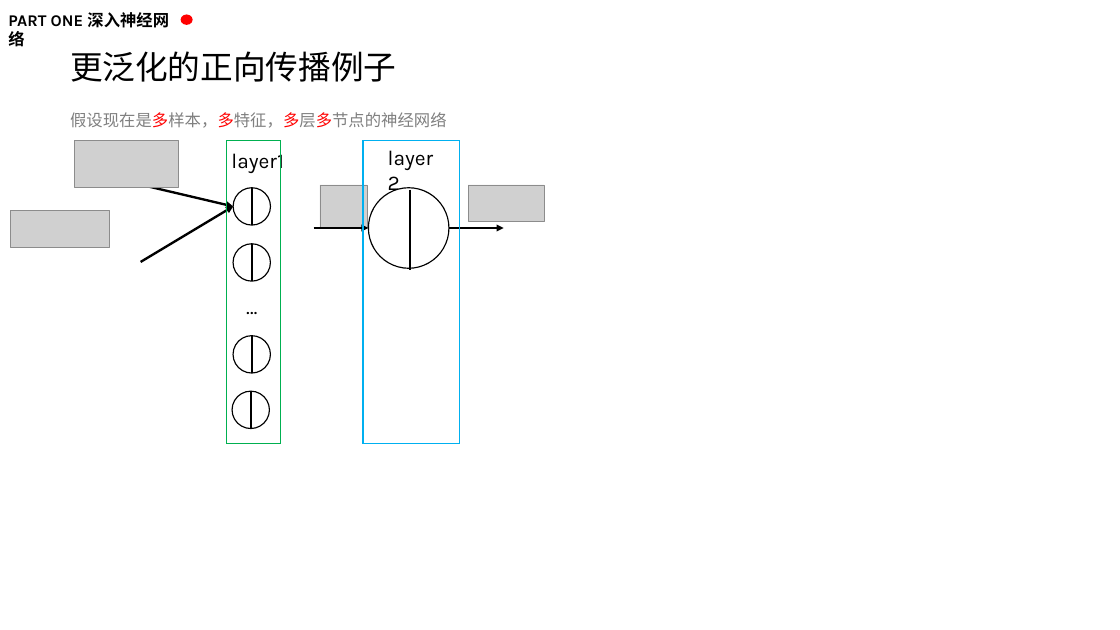
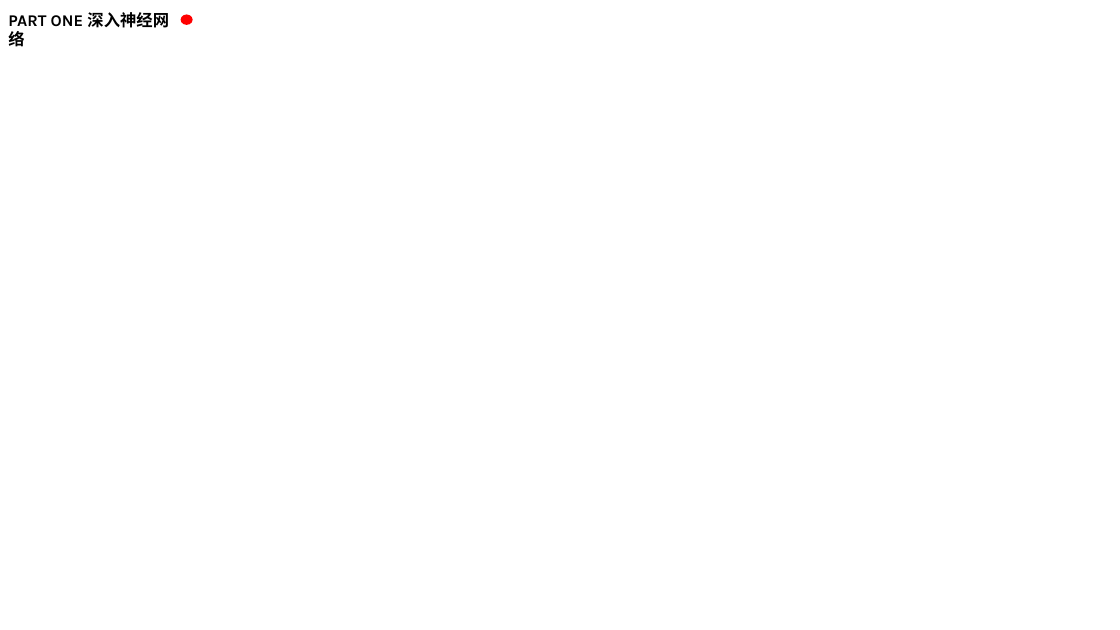
Before and after one commit to kaixinbaba/rlshare, a slide deck: slide 18 of 机器学习分享-神经网络.pptx (slide 11 before the commit). Drawn at 1120x630 pixels with LibreOffice and Linux fonts; fonts in the diff are those of the drawing; grey boxes stand for pictures; background and template pictures are left out. Boxes give left, top, right and bottom in pixels: in the first picture for what was removed or moved away, otherwise in the second. Text is boxed around its words. In the diff, an @@ line names an element or a change of style, - is before the commit and + after.

```diff
--- a/机器学习分享-神经网络.pptx
+++ b/机器学习分享-神经网络.pptx
@@ text removed at bbox=[70, 51, 396, 82] @@
-更泛化的正向传播例子
@@ text removed at bbox=[70, 112, 447, 128] @@
-假设现在是多样本，多特征，多层多节点的神经网络
@@ picture removed at bbox=[75, 140, 179, 187] @@
@@ rectangle removed at bbox=[227, 140, 281, 444] @@
@@ text removed at bbox=[231, 149, 283, 174] @@
-layer1
@@ rectangle removed at bbox=[363, 140, 460, 443] @@
@@ text removed at bbox=[380, 140, 450, 174] @@
-layer2
@@ arrow removed from (140, 185) to (234, 207) @@
@@ arrow removed from (140, 262) to (234, 207) @@
@@ ellipse removed at bbox=[234, 188, 271, 225] @@
@@ line removed from (252, 188) to (252, 225) @@
@@ picture removed at bbox=[320, 185, 367, 228] @@
@@ ellipse removed at bbox=[369, 188, 450, 269] @@
@@ line removed from (410, 190) to (410, 271) @@
@@ picture removed at bbox=[468, 185, 544, 221] @@
@@ picture removed at bbox=[11, 210, 110, 247] @@
@@ arrow removed from (313, 228) to (369, 228) @@
@@ arrow removed from (449, 228) to (504, 228) @@
@@ ellipse removed at bbox=[233, 244, 270, 281] @@
@@ line removed from (252, 244) to (252, 281) @@
@@ text removed at bbox=[238, 289, 264, 323] @@
-…
@@ ellipse removed at bbox=[233, 336, 270, 373] @@
@@ line removed from (252, 336) to (252, 373) @@
@@ ellipse removed at bbox=[232, 392, 269, 429] @@
@@ line removed from (251, 392) to (251, 429) @@
```
Also in this commit, not shown: 1 other slide changed, 7 slides added.
